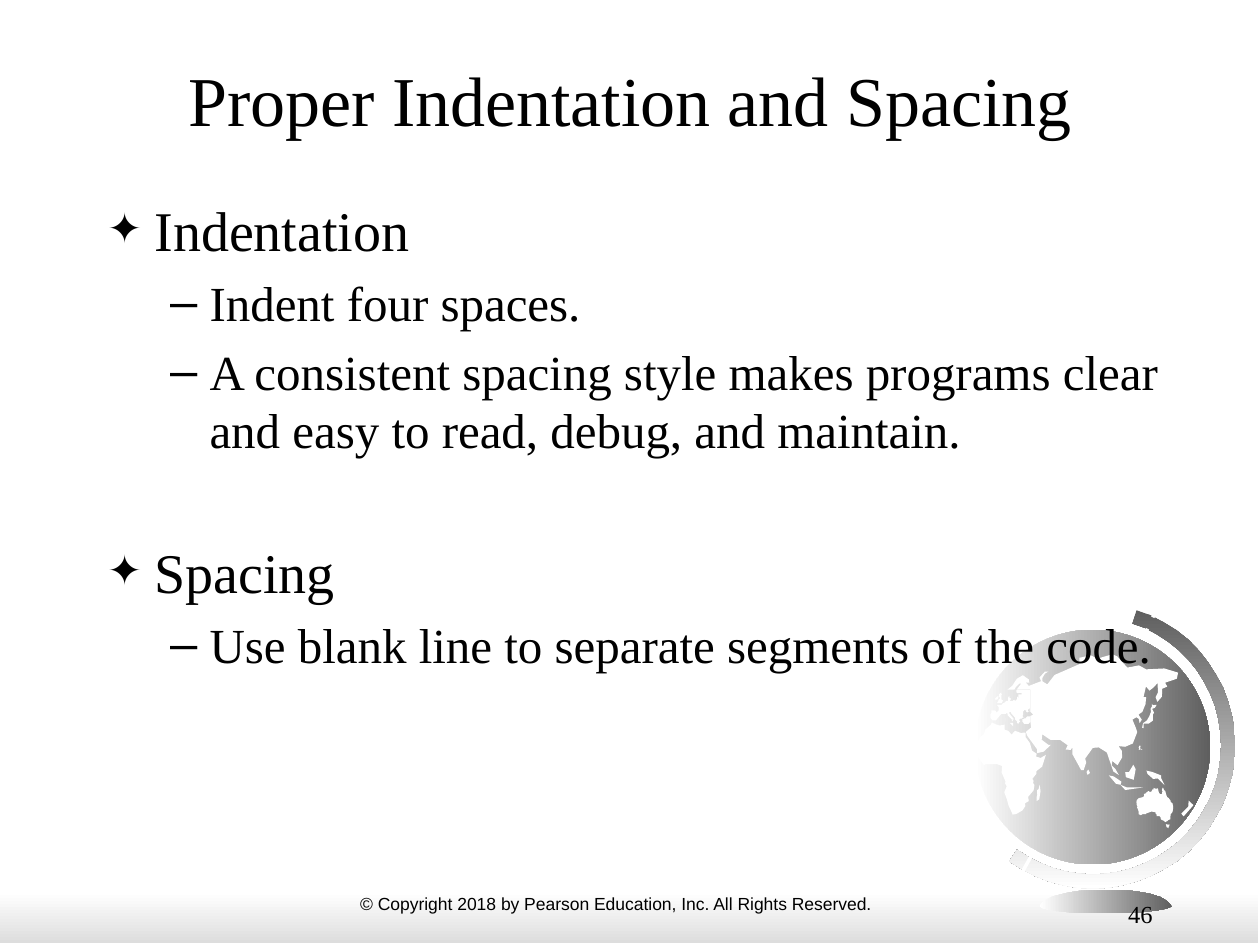
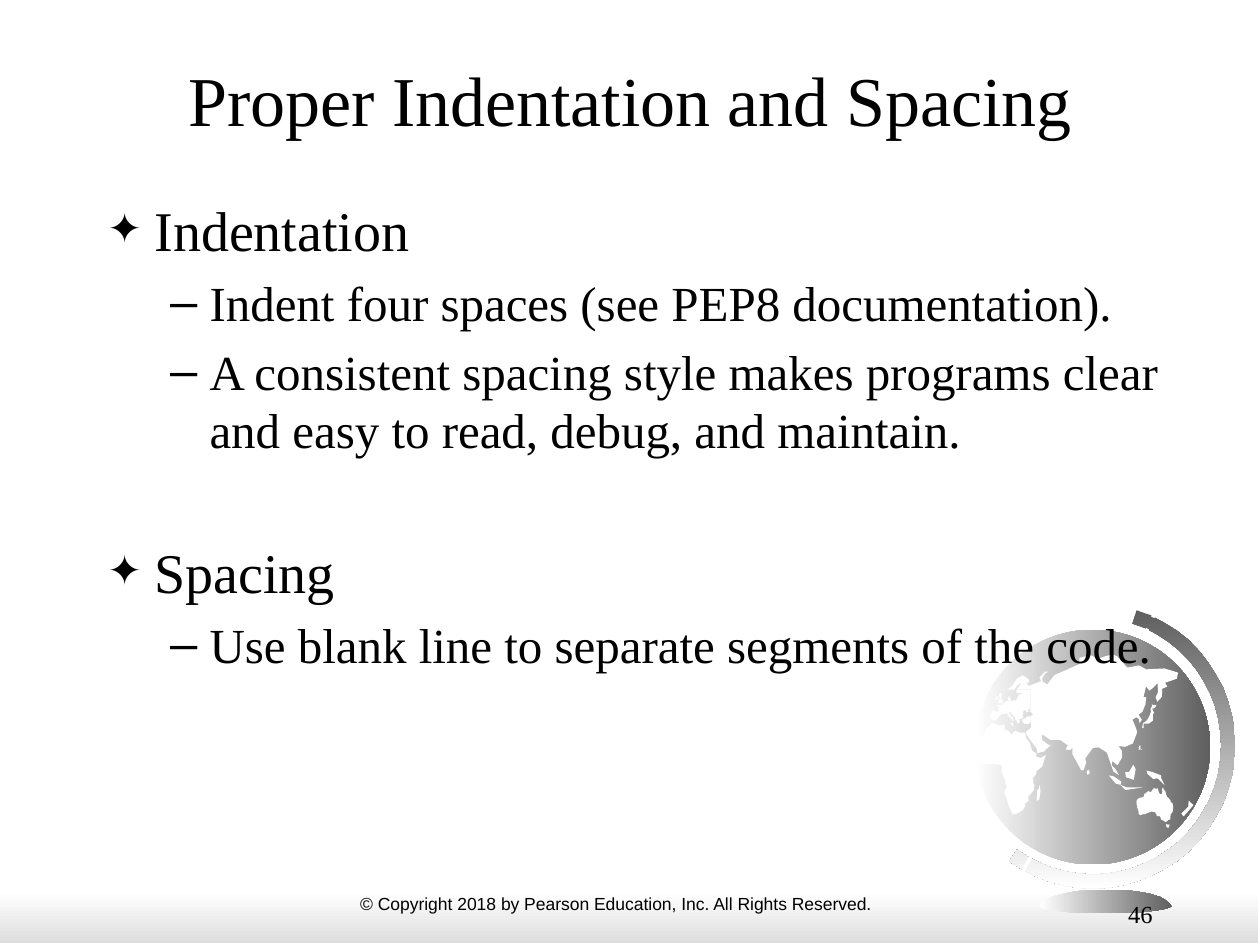
Before and after one commit to alp1991/ECE3_FALL24, a slide deck: slide 46 of ppt_slides/Chapter 01 Introduction.pptx. Drawn at 1260x945 pixels with LibreOffice and Linux fonts; fonts in the diff are those of the drawing. Boxes give left, top, right and bottom in pixels: in the first picture for what was removed or moved away, otherwise in the second. Text is boxed around its words. In the diff, an @@ line names an element or a change of style, - is before the commit and + after.

```diff
--- a/ppt_slides/Chapter 01 Introduction.pptx
+++ b/ppt_slides/Chapter 01 Introduction.pptx
@@ text at [210,286,1111,331]: text changed @@
-  – Indent four spaces.
+  – Indent four spaces (see PEP8 documentation).
```
Also in this commit, not shown: 2 other slides changed, 4 slides added.
